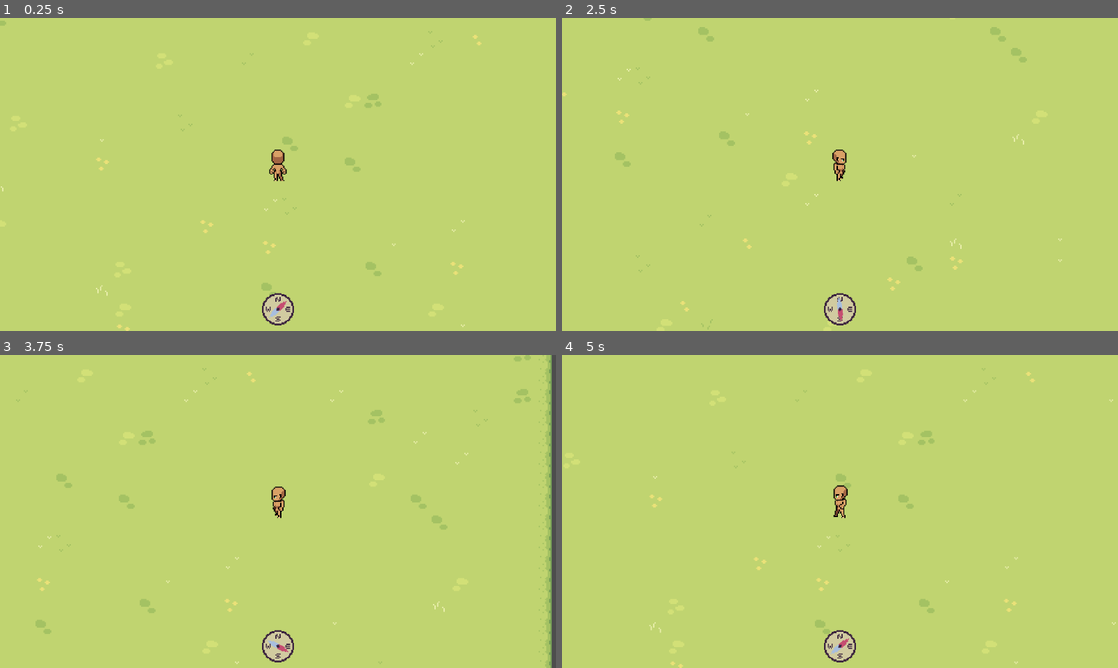
Above: before the commit, frames 1-4 (two rows, left to right).
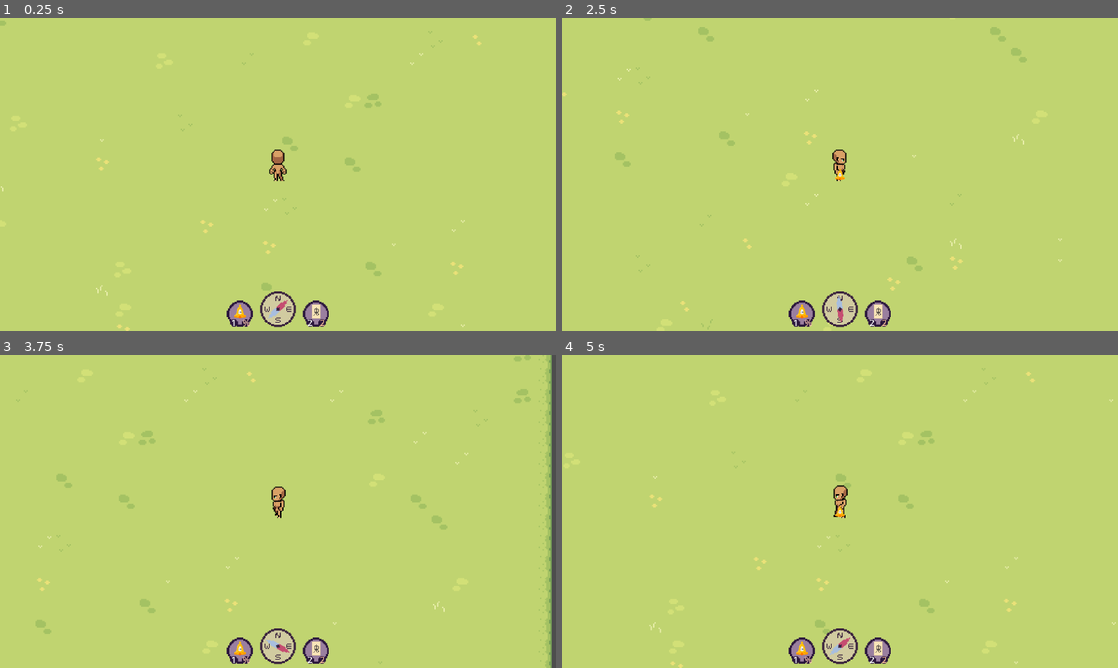
Above: after the commit, the same moments.

Repository: FennecKii/Pixel-Game-Jam-2025
Game: Godot game, scene res://Maps/Map 1/map_1.tscn
The game is run twice, just before and just after one commit, with the same random seed, the same clock (stepped at 60 frames per second) and the same inputs. The project has no main scene, so this scene is started directly.
Inputs (mouse positions are in pixels of both pictures, inside the frame that each line leads up to):
- Up to frame 1 (0.25 s): no input
- Up to frame 2 (2.5 s): move the mouse to (962, 158) at 0.52 s; hold D (Right) 0.53-1.28 s; tap 1 (Equip Bell, bound only after the commit) at 0.6, 2.3 s; tap 2 (Equip Ofuda, bound only after the commit) at 0.8, 1.35 s; move the mouse to (728, 190) at 1.27 s; hold S (Down) 1.28-2.03 s; click (728, 190) at 1.55 s; move the mouse to (895, 105) at 2.02 s; hold D (Right) from 2.03 s (still down); click (895, 105) at 2.1 s
- Up to frame 3 (3.75 s): move the mouse to (250, 574) at 2.77 s; release D (Right) at 2.78 s; hold W (Up) 2.78-3.53 s; tap 1 (Equip Bell, bound only after the commit) at 2.85 s; tap 2 (Equip Ofuda, bound only after the commit) at 3.05, 3.6 s; move the mouse to (444, 558) at 3.52 s; hold A (Left) from 3.53 s (still down)
- Up to frame 4 (5 s): keep holding A (Left); click (1006, 558) at 3.8 s; move the mouse to (673, 464) at 4.27 s; click (673, 464) at 4.35 s; tap 1 (Equip Bell, bound only after the commit) at 4.55 s

The runs differ from the first frame. In frame 1, 0.9% of the frame differs, in the area x 40-60%, y 87-99%; in frame 2, 1.0%; in frame 3, 0.9%; in frame 4, 1.0%, in the area x 40-60%, y 48-99%.

Commit message:
Items and hotbar (#2)
* Implemented bell and ofuda basic functionality

* bell and ofuda HUD added

Diff:
--- a/Ghosts/Yuki-Onna/yuki_onna.tscn
+++ b/Ghosts/Yuki-Onna/yuki_onna.tscn
@@ -137,6 +137,62 @@
 
 [sub_resource type="CircleShape2D" id="CircleShape2D_kcmps"]
 radius = 8.0
+
+[sub_resource type="Animation" id="Animation_n61th"]
+length = 0.001
+tracks/0/type = "value"
+tracks/0/imported = false
+tracks/0/enabled = true
+tracks/0/path = NodePath("../AnimatedSprite2D:animation")
+tracks/0/interp = 1
+tracks/0/loop_wrap = true
+tracks/0/keys = {
+"times": PackedFloat32Array(0),
+"transitions": PackedFloat32Array(1),
+"update": 1,
+"values": [&"idle"]
+}
+tracks/1/type = "value"
+tracks/1/imported = false
+tracks/1/enabled = true
+tracks/1/path = NodePath("../AnimatedSprite2D:frame")
+tracks/1/interp = 1
+tracks/1/loop_wrap = true
+tracks/1/keys = {
+"times": PackedFloat32Array(0),
+"transitions": PackedFloat32Array(1),
+"update": 1,
+"values": [0]
+}
+
+[sub_resource type="Animation" id="Animation_y6bhk"]
+resource_name = "death"
+length = 1.20002
+step = 0.2
+tracks/0/type = "value"
+tracks/0/imported = false
+tracks/0/enabled = true
+tracks/0/path = NodePath("../AnimatedSprite2D:animation")
+tracks/0/interp = 1
+tracks/0/loop_wrap = true
+tracks/0/keys = {
+"times": PackedFloat32Array(0),
+"transitions": PackedFloat32Array(1),
+"update": 1,
+"values": [&"death"]
+}
+tracks/1/type = "value"
+tracks/1/imported = false
+tracks/1/enabled = true
+tracks/1/path = NodePath("../AnimatedSprite2D:frame")
+tracks/1/interp = 1
+tracks/1/loop_wrap = true
+tracks/1/keys = {
+"times": PackedFloat32Array(0, 0.2, 0.4, 0.6, 0.8, 1),
+"transitions": PackedFloat32Array(1, 1, 1, 1, 1, 1),
+"update": 1,
+"values": [0, 1, 2, 3, 4, 5]
+}
 
 [sub_resource type="Animation" id="Animation_fksj7"]
 resource_name = "idle"
@@ -168,35 +224,6 @@
 "values": [0, 1, 2, 3]
 }
 
-[sub_resource type="Animation" id="Animation_y6bhk"]
-resource_name = "death"
-length = 1.20002
-step = 0.2
-tracks/0/type = "value"
-tracks/0/imported = false
-tracks/0/enabled = true
-tracks/0/path = NodePath("../AnimatedSprite2D:animation")
-tracks/0/interp = 1
-tracks/0/loop_wrap = true
-tracks/0/keys = {
-"times": PackedFloat32Array(0),
-"transitions": PackedFloat32Array(1),
-"update": 1,
-"values": [&"death"]
-}
-tracks/1/type = "value"
-tracks/1/imported = false
-tracks/1/enabled = true
-tracks/1/path = NodePath("../AnimatedSprite2D:frame")
-tracks/1/interp = 1
-tracks/1/loop_wrap = true
-tracks/1/keys = {
-"times": PackedFloat32Array(0, 0.2, 0.4, 0.6, 0.8, 1),
-"transitions": PackedFloat32Array(1, 1, 1, 1, 1, 1),
-"update": 1,
-"values": [0, 1, 2, 3, 4, 5]
-}
-
 [sub_resource type="Animation" id="Animation_324nn"]
 resource_name = "walk"
 length = 0.60001
@@ -227,33 +254,6 @@
 "values": [0, 1, 2, 3, 4, 5]
 }
 
-[sub_resource type="Animation" id="Animation_n61th"]
-length = 0.001
-tracks/0/type = "value"
-tracks/0/imported = false
-tracks/0/enabled = true
-tracks/0/path = NodePath("../AnimatedSprite2D:animation")
-tracks/0/interp = 1
-tracks/0/loop_wrap = true
-tracks/0/keys = {
-"times": PackedFloat32Array(0),
-"transitions": PackedFloat32Array(1),
-"update": 1,
-"values": [&"idle"]
-}
-tracks/1/type = "value"
-tracks/1/imported = false
-tracks/1/enabled = true
-tracks/1/path = NodePath("../AnimatedSprite2D:frame")
-tracks/1/interp = 1
-tracks/1/loop_wrap = true
-tracks/1/keys = {
-"times": PackedFloat32Array(0),
-"transitions": PackedFloat32Array(1),
-"update": 1,
-"values": [0]
-}
-
 [sub_resource type="AnimationLibrary" id="AnimationLibrary_n61th"]
 _data = {
 &"RESET": SubResource("Animation_n61th"),
--- a/Globals/Components/spawner_component.gd
+++ b/Globals/Components/spawner_component.gd
@@ -11,4 +11,5 @@
 	var ghost_instance = ghost.instantiate()
 	ghost_instance.global_position = spawn_point.global_position
 	#ghost_instance.visible = false
-	root_node.add_child(ghost_instance)
+	if root_node != null:
+		root_node.add_child(ghost_instance)
--- a/Globals/Global.gd
+++ b/Globals/Global.gd
@@ -1,5 +1,6 @@
 extends Node
 
+@onready var ofuda: PackedScene = preload("res://Items/Ofuda/ofuda.tscn")
 @onready var yuki_onna: PackedScene = preload("res://Ghosts/Yuki-Onna/yuki_onna.tscn")
 
 @onready var ghost_scene_array: Array[PackedScene] = [
--- a/Globals/SignalBus.gd
+++ b/Globals/SignalBus.gd
@@ -1 +1,4 @@
 extends Node
+
+signal bell_rang(volume: float)
+signal ofuda_placed(count: int)
--- /dev/null
+++ b/Items/Bell/bell.gd
@@ -0,0 +1,15 @@
+extends Node2D
+
+@export var display_item: bool = false
+
+@onready var bell_rang_label: Label = $"Bell Rang"
+
+func _ready() -> void:
+	SignalBus.bell_rang.connect(_on_bell_rang)
+
+func _on_bell_rang(volume: float):
+	if display_item:
+		return
+	bell_rang_label.visible = true
+	await get_tree().create_timer(1).timeout
+	bell_rang_label.visible = false
--- /dev/null
+++ b/Items/Bell/bell.tscn
@@ -0,0 +1,32 @@
+[gd_scene load_steps=4 format=3 uid="uid://bs87s8ufsum54"]
+
+[ext_resource type="Texture2D" uid="uid://df0t7u64twlu" path="res://Items/Bell/Bell (PGJ 2025).png" id="1_d77j5"]
+[ext_resource type="Script" uid="uid://d3t60bioyruos" path="res://Items/Bell/bell.gd" id="1_yll56"]
+
+[sub_resource type="SpriteFrames" id="SpriteFrames_3u4i5"]
+animations = [{
+"frames": [{
+"duration": 1.0,
+"texture": ExtResource("1_d77j5")
+}],
+"loop": true,
+"name": &"default",
+"speed": 5.0
+}]
+
+[node name="Bell" type="Node2D"]
+script = ExtResource("1_yll56")
+
+[node name="AnimatedSprite2D" type="AnimatedSprite2D" parent="."]
+sprite_frames = SubResource("SpriteFrames_3u4i5")
+
+[node name="Bell Rang" type="Label" parent="."]
+visible = false
+offset_left = -26.0
+offset_top = 15.0
+offset_right = 27.0
+offset_bottom = 38.0
+theme_override_colors/font_color = Color(1, 1, 1, 1)
+theme_override_colors/font_outline_color = Color(0, 0, 0, 1)
+theme_override_constants/outline_size = 11
+text = "*Ring!*"
--- /dev/null
+++ b/Items/Ofuda/ofuda.gd
@@ -0,0 +1,26 @@
+extends Node2D
+
+@export var display_item: bool = false
+@export var ofuda_placed: bool = false
+
+@onready var ofuda_placed_label: Label = $"Ofuda Placed"
+
+var ofuda_count_lable: Label
+var ofuda_count: int = 0
+
+func _ready() -> void:
+	SignalBus.ofuda_placed.connect(_on_ofuda_place)
+	if display_item:
+		ofuda_count_lable = $Labels/Value
+
+func _on_ofuda_place(count: int):
+	ofuda_count = count
+	if ofuda_count_lable != null:
+		ofuda_count_lable.text = str(2-ofuda_count)
+	if ofuda_count_lable != null and ofuda_count == 2:
+		ofuda_count_lable.add_theme_color_override("font_color", Color.RED)
+	if display_item:
+		return
+	ofuda_placed_label.visible = true
+	await get_tree().create_timer(1).timeout
+	ofuda_placed_label.visible = false
--- /dev/null
+++ b/Items/Ofuda/ofuda.tscn
@@ -0,0 +1,32 @@
+[gd_scene load_steps=4 format=3 uid="uid://c50xxvlfo42jg"]
+
+[ext_resource type="Script" uid="uid://nr8o63il26td" path="res://Items/Ofuda/ofuda.gd" id="1_2t8uu"]
+[ext_resource type="Texture2D" uid="uid://861cr3llkvgy" path="res://Items/Ofuda/Ofuda (PGJ 2025).png" id="1_we6hw"]
+
+[sub_resource type="SpriteFrames" id="SpriteFrames_2t8uu"]
+animations = [{
+"frames": [{
+"duration": 1.0,
+"texture": ExtResource("1_we6hw")
+}],
+"loop": true,
+"name": &"default",
+"speed": 5.0
+}]
+
+[node name="Ofuda" type="Node2D"]
+script = ExtResource("1_2t8uu")
+
+[node name="AnimatedSprite2D" type="AnimatedSprite2D" parent="."]
+sprite_frames = SubResource("SpriteFrames_2t8uu")
+
+[node name="Ofuda Placed" type="Label" parent="."]
+visible = false
+offset_left = -35.0
+offset_top = 15.0
+offset_right = 35.0
+offset_bottom = 38.0
+theme_override_colors/font_color = Color(1, 1, 1, 1)
+theme_override_colors/font_outline_color = Color(0, 0, 0, 1)
+theme_override_constants/outline_size = 11
+text = "*Placed*"
--- a/Player/player.gd
+++ b/Player/player.gd
@@ -3,9 +3,17 @@
 @onready var animated_sprite_2d: AnimatedSprite2D = $AnimatedSprite2D
 @onready var animation_tree: AnimationTree = $AnimationTree
 @onready var hud: Control = $Camera2D/HUD
+@onready var bell: Node2D = %Bell
+@onready var ofuda: Node2D = %Ofuda
+@onready var ofuda_outline: Sprite2D = %"Ofuda Outline"
+@onready var root_node: Node2D = get_tree().get_root().get_node("Map")
 
 var SPEED: float = 400
 var previous_velocity: Vector2
+var bell_equiped: bool = false
+var ofuda_equiped: bool = false
+var bell_volume: float
+var ofuda_count: int = 0
 
 func _ready() -> void:
 	animation_tree.active = true
@@ -13,6 +21,10 @@
 
 func _process(delta: float) -> void:
 	Global.player_position = global_position
+
+	update_item_states()
+
+	handle_item_input()
 
 func _physics_process(_delta: float) -> void:
 
@@ -39,6 +51,50 @@
 	elif velocity.x > 0:
 		animated_sprite_2d.flip_h = false
 
+func update_item_states() -> void:
+	if ofuda_count == 2:
+		ofuda_outline.self_modulate.b = 0
+		ofuda_outline.self_modulate.g = 0
+
+	bell_equiped = bell.visible
+	ofuda_equiped = ofuda.visible
+	ofuda_outline.global_position = get_global_mouse_position()
+
+func handle_item_input() -> void:
+	# Equip or Switch Items
+	if Input.is_action_just_pressed("Equip Bell") and not bell_equiped:
+		bell.visible = true
+		ofuda.visible = false
+		ofuda_outline.visible = false
+	elif Input.is_action_just_pressed("Equip Ofuda") and not ofuda_equiped:
+		ofuda.visible = true
+		bell.visible = false
+		ofuda_outline.visible = true
+
+	# Unequip Items
+	if Input.is_action_just_pressed("Equip Bell") and bell_equiped:
+		bell.visible = false
+	elif Input.is_action_just_pressed("Equip Ofuda") and ofuda_equiped:
+		ofuda.visible = false
+		ofuda_outline.visible = false
+
+	# Use Items
+	if Input.is_action_just_pressed("Use Item") and bell_equiped:
+		SignalBus.bell_rang.emit(bell_volume)
+	elif Input.is_action_just_pressed("Use Item") and ofuda_equiped:
+		if ofuda_count < 2:
+			ofuda_count += 1
+			SignalBus.ofuda_placed.emit(ofuda_count)
+			place_ofuda(get_global_mouse_position())
+
+func place_ofuda(map_position: Vector2) -> void:
+	var ofuda_scene: PackedScene = Global.ofuda
+	var ofuda_instance = ofuda_scene.instantiate()
+	ofuda_instance.global_position = map_position
+	ofuda_instance.ofuda_placed = true
+	if root_node != null:
+		root_node.add_child(ofuda_instance)
+
 func _on_detection_body_entered(body: Node2D) -> void:
 	if body.is_in_group("Ghost"):
 		Global.ghost_detected = true
--- a/Player/player.tscn
+++ b/Player/player.tscn
@@ -7,7 +7,10 @@
 [ext_resource type="Texture2D" uid="uid://btieqhc4gnwr0" path="res://Player/Animations/Walk/Walk_Down-Sheet.png" id="4_00tjw"]
 [ext_resource type="Texture2D" uid="uid://cfpf1ay8dx1au" path="res://Player/Animations/Walk/Walk_Side-Sheet.png" id="5_x3vf3"]
 [ext_resource type="Texture2D" uid="uid://60lhd6s4rh1j" path="res://Player/Animations/Walk/Walk_Up-Sheet.png" id="6_apopc"]
+[ext_resource type="PackedScene" uid="uid://bs87s8ufsum54" path="res://Items/Bell/bell.tscn" id="8_00tjw"]
 [ext_resource type="PackedScene" uid="uid://bueua6lfoyef6" path="res://UI/HUD.tscn" id="8_od3ui"]
+[ext_resource type="PackedScene" uid="uid://c50xxvlfo42jg" path="res://Items/Ofuda/ofuda.tscn" id="9_x3vf3"]
+[ext_resource type="Texture2D" uid="uid://861cr3llkvgy" path="res://Items/Ofuda/Ofuda (PGJ 2025).png" id="10_apopc"]
 
 [sub_resource type="AtlasTexture" id="AtlasTexture_5htga"]
 atlas = ExtResource("1_fhl08")
@@ -575,6 +578,22 @@
 parameters/Idle/blend_position = Vector2(0, 0)
 parameters/Walk/blend_position = Vector2(0, 0)
 
+[node name="Items" type="Node2D" parent="."]
+
+[node name="Bell" parent="Items" instance=ExtResource("8_00tjw")]
+unique_name_in_owner = true
+visible = false
+
+[node name="Ofuda" parent="Items" instance=ExtResource("9_x3vf3")]
+unique_name_in_owner = true
+visible = false
+
+[node name="Ofuda Outline" type="Sprite2D" parent="Items"]
+unique_name_in_owner = true
+visible = false
+self_modulate = Color(0.666667, 0.666667, 0.666667, 0.705882)
+texture = ExtResource("10_apopc")
+
 [node name="Detection" type="Area2D" parent="."]
 collision_layer = 4
 collision_mask = 2
--- /dev/null
+++ b/Resources/item_container_stylebox.tres
@@ -0,0 +1,7 @@
+[gd_resource type="StyleBoxTexture" load_steps=2 format=3 uid="uid://rpj38y4qwvue"]
+
+[ext_resource type="Texture2D" uid="uid://d2x1t3thk7mnk" path="res://Items/Item Container (24x24).png" id="1_6tu3o"]
+
+[resource]
+texture = ExtResource("1_6tu3o")
+modulate_color = Color(0.736981, 0.626536, 0.990668, 1)
--- a/UI/HUD.tscn
+++ b/UI/HUD.tscn
@@ -1,7 +1,10 @@
-[gd_scene load_steps=3 format=3 uid="uid://bueua6lfoyef6"]
+[gd_scene load_steps=6 format=3 uid="uid://bueua6lfoyef6"]
 
 [ext_resource type="Script" uid="uid://e1wjrlavk6bg" path="res://UI/hud.gd" id="1_ijstf"]
 [ext_resource type="PackedScene" uid="uid://coxniugqrm44q" path="res://Items/Compass/compass.tscn" id="1_yixhe"]
+[ext_resource type="PackedScene" uid="uid://bs87s8ufsum54" path="res://Items/Bell/bell.tscn" id="3_uk570"]
+[ext_resource type="PackedScene" uid="uid://c50xxvlfo42jg" path="res://Items/Ofuda/ofuda.tscn" id="4_f2wx0"]
+[ext_resource type="StyleBox" uid="uid://rpj38y4qwvue" path="res://Resources/item_container_stylebox.tres" id="4_gppie"]
 
 [node name="HUD" type="Control"]
 layout_mode = 3
@@ -13,4 +16,66 @@
 script = ExtResource("1_ijstf")
 
 [node name="Compass" parent="." instance=ExtResource("1_yixhe")]
-scale = Vector2(2.25, 2.25)
+position = Vector2(640, 670)
+
+[node name="Items" type="Node2D" parent="."]
+position = Vector2(640, 675)
+scale = Vector2(1.25, 1.25)
+
+[node name="Bell" parent="Items" instance=ExtResource("3_uk570")]
+position = Vector2(-70, 0)
+display_item = true
+
+[node name="Container" type="Panel" parent="Items/Bell"]
+z_index = -1
+offset_left = -24.0
+offset_top = -20.0
+offset_right = 24.0
+offset_bottom = 28.0
+theme_override_styles/panel = ExtResource("4_gppie")
+
+[node name="Labels" type="Node2D" parent="Items/Bell"]
+position = Vector2(0, 9)
+
+[node name="Keybind" type="Label" parent="Items/Bell/Labels"]
+offset_left = -17.0
+offset_right = -4.0
+offset_bottom = 23.0
+text = "1"
+horizontal_alignment = 1
+
+[node name="Value" type="Label" parent="Items/Bell/Labels"]
+offset_left = 5.0
+offset_right = 19.0
+offset_bottom = 23.0
+theme_override_colors/font_color = Color(1, 0.789639, 0.693494, 1)
+text = "%"
+
+[node name="Ofuda" parent="Items" instance=ExtResource("4_f2wx0")]
+position = Vector2(70, 0)
+display_item = true
+
+[node name="Container" type="Panel" parent="Items/Ofuda"]
+z_index = -1
+offset_left = -24.0
+offset_top = -20.0
+offset_right = 24.0
+offset_bottom = 28.0
+theme_override_styles/panel = ExtResource("4_gppie")
+
+[node name="Labels" type="Node2D" parent="Items/Ofuda"]
+position = Vector2(0, 9)
+
+[node name="Keybind" type="Label" parent="Items/Ofuda/Labels"]
+offset_left = -17.0
+offset_right = -4.0
+offset_bottom = 23.0
+text = "2"
+horizontal_alignment = 1
+
+[node name="Value" type="Label" parent="Items/Ofuda/Labels"]
+offset_left = 7.0
+offset_right = 21.0
+offset_bottom = 23.0
+theme_override_colors/font_color = Color(1, 0.770089, 0.615063, 1)
+text = "2"
--- a/project.godot
+++ b/project.godot
@@ -47,6 +47,21 @@
 "events": [Object(InputEventKey,"resource_local_to_scene":false,"resource_name":"","device":-1,"window_id":0,"alt_press …(192 unchanged characters)…
 ]
 }
+"Use Item"={
+"deadzone": 0.2,
+"events": [Object(InputEventMouseButton,"resource_local_to_scene":false,"resource_name":"","device":-1,"window_id":0,"alt_pressed":false,"shift_pressed":false,"ctrl_pressed":false,"meta_pressed":false,"button_mask":0,"position":Vector2(0, 0),"global_position":Vector2(0, 0),"factor":1.0,"button_index":1,"canceled":false,"pressed":false,"double_click":false,"script":null)
+]
+}
+"Equip Bell"={
+"deadzone": 0.2,
+"events": [Object(InputEventKey,"resource_local_to_scene":false,"resource_name":"","device":-1,"window_id":0,"alt_pressed":false,"shift_pressed":false,"ctrl_pressed":false,"meta_pressed":false,"pressed":false,"keycode":0,"physical_keycode":49,"key_label":0,"unicode":49,"location":0,"echo":false,"script":null)
+]
+}
+"Equip Ofuda"={
+"deadzone": 0.2,
+"events": [Object(InputEventKey,"resource_local_to_scene":false,"resource_name":"","device":-1,"window_id":0,"alt_pressed":false,"shift_pressed":false,"ctrl_pressed":false,"meta_pressed":false,"pressed":false,"keycode":0,"physical_keycode":50,"key_label":0,"unicode":50,"location":0,"echo":false,"script":null)
+]
+}
 
 [rendering]
 
Not shown, added: Items/Bell/bell.gd.uid
Binary file added: Items/Item Container (24x24).png
Not shown, added: Items/Item Container (24x24).png.import
Binary file added: Items/Item Container.png
Not shown, added: Items/Item Container.png.import
Not shown, added: Items/Ofuda/ofuda.gd.uid
Not shown: 1 places in Player/player.tscn that only renumber resources
